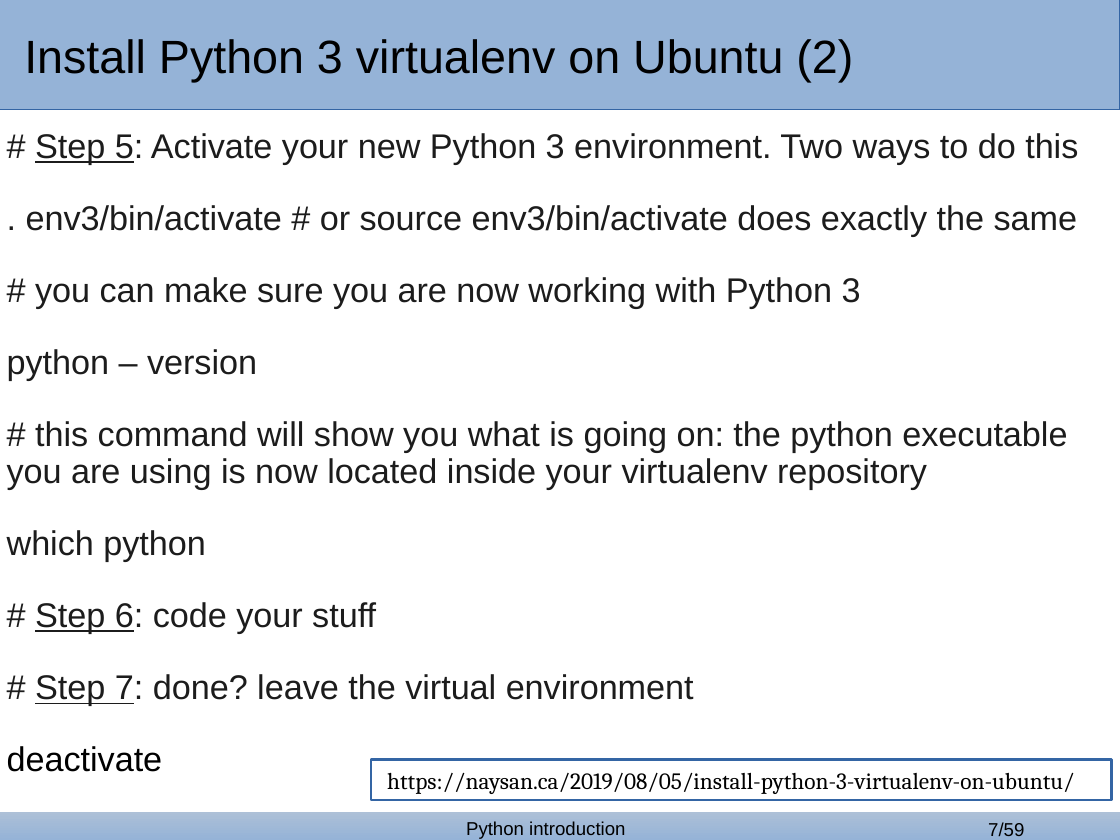
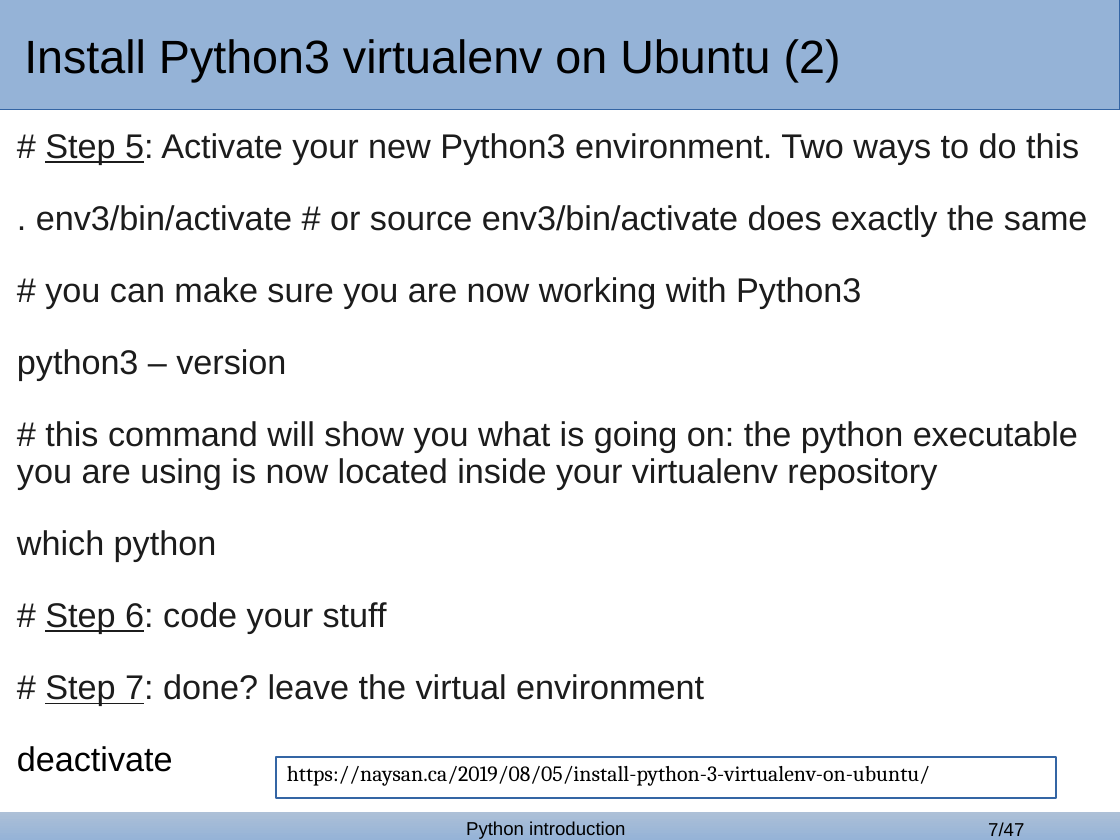
Before and after one commit to bertocco/abilita_info_units_1920, a slide deck: slide 7 of lezioni/python_lessons/python_1_covid.odp. Drawn at 1120x840 pixels with LibreOffice and Linux fonts; fonts in the diff are those of the drawing; background and template pictures are left out. Boxes give left, top, right and bottom in pixels: in the first picture for what was removed or moved away, otherwise in the second. Text is boxed around its words. In the diff, an @@ line names an element or a change of style, - is before the commit and + after.

```diff
--- a/lezioni/python_lessons/python_1_covid.odp
+++ b/lezioni/python_lessons/python_1_covid.odp
@@ text in rectangle at (x1=24, y1=39, x2=841, y2=82): spaces changed @@
-Install Python 3 virtualenv on Ubuntu (2)
+Install Python3 virtualenv on Ubuntu (2)
@@ text "# Step 5: Activate your ..." moved from (x1=7, y1=133, x2=1078, y2=706) to (x1=17, y1=133, x2=1088, y2=706) @@
@@ text at (x1=45, y1=133, x2=1079, y2=164): spaces changed @@
-# Step 5: Activate your new Python 3 environment. Two ways to do this
+# Step 5: Activate your new Python3 environment. Two ways to do this
@@ text at (x1=17, y1=277, x2=861, y2=381): text changed @@
-# you can make sure you are now working with Python 3
-python – version
+# you can make sure you are now working with Python3
+python3 – version
@@ text "https://naysan.ca/2019/08/05/install-python-3-virtualenv-on- ..." moved from (x1=387, y1=773, x2=1074, y2=794) to (x1=287, y1=766, x2=930, y2=786) @@
@@ text "https://naysan.ca/2019/08/05/install-python-3-virtualenv-on- ..." at (x1=287, y1=766, x2=930, y2=786): size 15 to 14 pt @@
@@ rectangle resized from (x1=371, y1=759, x2=1111, y2=800) to (x1=276, y1=757, x2=1055, y2=797) @@
@@ page number at (x1=988, y1=822, x2=1024, y2=836): text changed @@
-7/59
+7/47
```
Also in this commit, not shown: 29 other slides changed, 12 slides removed.
